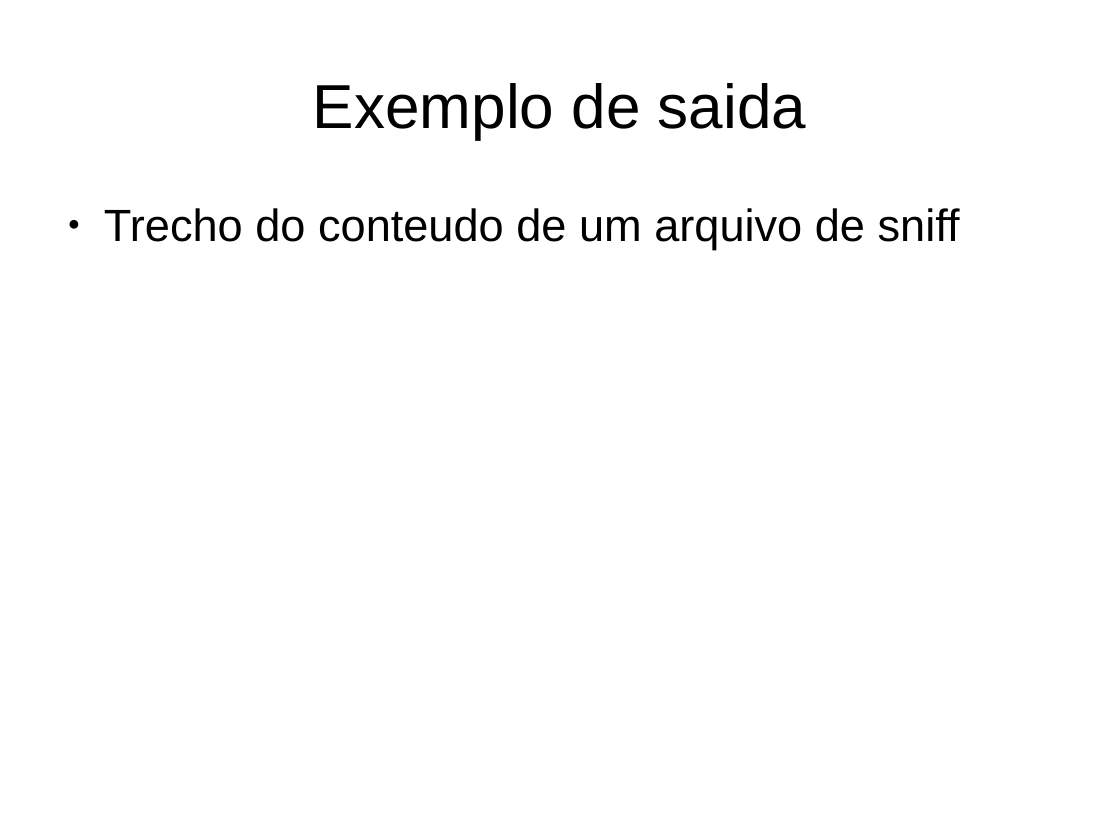
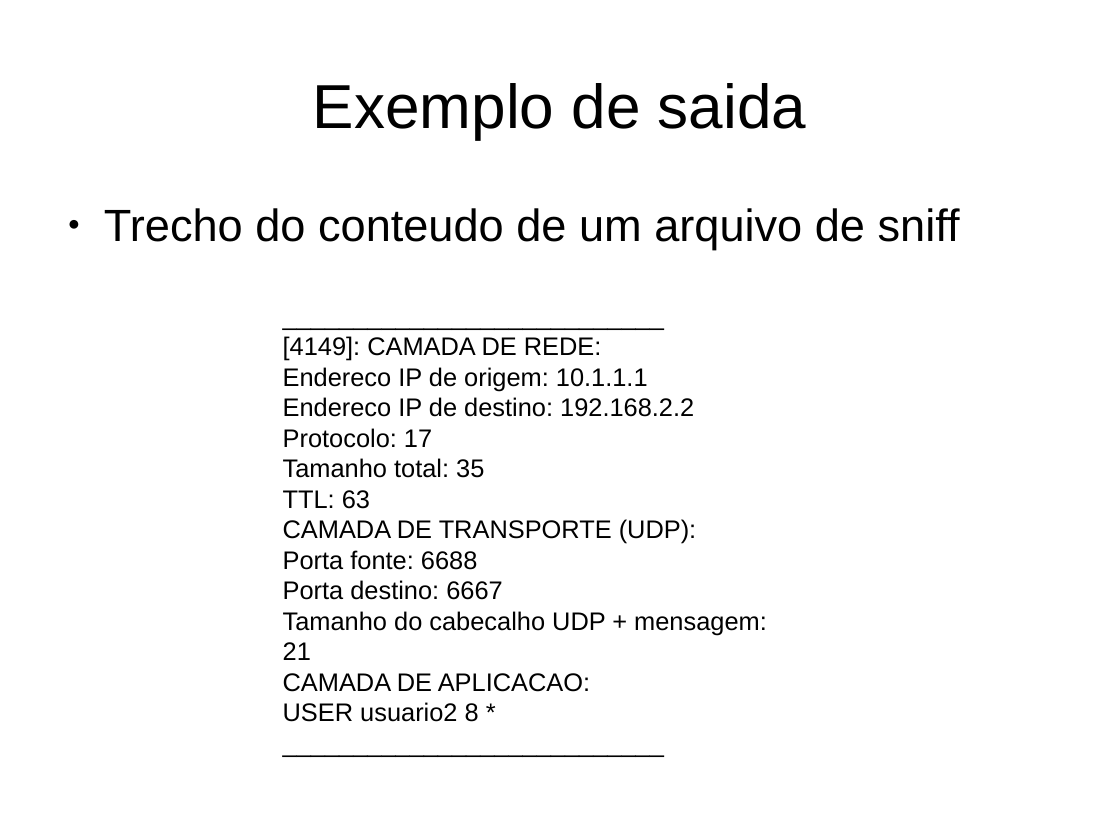
Before and after one commit to Evnsan/MAC0448, a slide deck: slide 8 of ep3/slides.odp. Drawn at 1120x840 pixels with LibreOffice and Linux fonts; fonts in the diff are those of the drawing. Boxes give left, top, right and bottom in pixels: in the first picture for what was removed or moved away, otherwise in the second. Text is boxed around its words. In the diff, an @@ line names an element or a change of style, - is before the commit and + after.

```diff
--- a/ep3/slides.odp
+++ b/ep3/slides.odp
@@ text added at (x1=283, y1=336, x2=767, y2=722), 18 pt, text #000000 @@
+___________________________
+[4149]: CAMADA DE REDE:
+Endereco IP de origem: 10.1.1.1
+Endereco IP de destino: 192.168.2.2
+Protocolo: 17
+Tamanho total: 35
+TTL: 63
+CAMADA DE TRANSPORTE (UDP):
+Porta fonte: 6688
+Porta destino: 6667
+Tamanho do cabecalho UDP + mensagem: 21
+CAMADA DE APLICACAO:
+USER usuario2 8 *
+___________________________
```
Also in this commit, not shown: 1 slide added, 1 slide removed, 3 other files.
